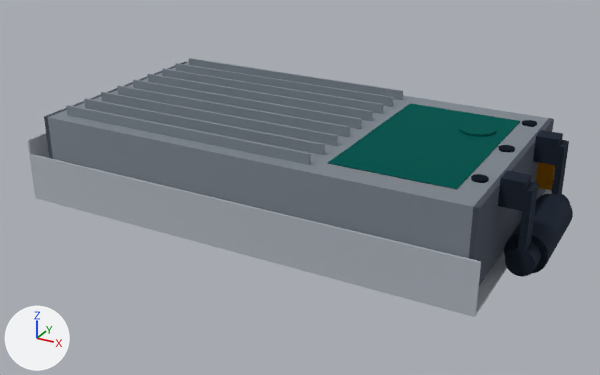
The glTF model media/model.glb: old version first, new version second.
Camera for both pictures: a camera (50 mm lens) standing at (0.244, -0.44, 0.231) and looking at (0.006, -0.009, 0.015). The axes (+X, +Y, +Z) are drawn at lower left. The lights are the same throughout. The older version comes first. Where no turn or scale is listed for an object, it has been applied to the vertices.

The older version as bpy lines, for what is in view:
```python
ob_cabinet_adapter_frame = bpy.data.objects.new('Cabinet adapter frame', me_cabinet_adapter_frame)
ob_cabinet_adapter_frame.location = (0.0, 0.0, 0.0)
ob_cartridge_shell__finned_aluminium_tube = bpy.data.objects.new('Cartridge shell, finned aluminium tube', me_cartridge_shell__finned_aluminium_tube)
ob_cartridge_shell__finned_aluminium_tube.location = (0.0, 0.0, 0.0)
ob_handle__folding_bail__and_keyed_nose = bpy.data.objects.new('Handle (folding bail) and keyed nose', me_handle__folding_bail__and_keyed_nose)
ob_handle__folding_bail__and_keyed_nose.location = (0.0, 0.0, 0.0)
# also in view: 'End caps with O-ring seals (2)' at (0.002, 0.0, 0.033); 'Grade label and melt indicator' at (0.089, 0.0, 0.06)
```
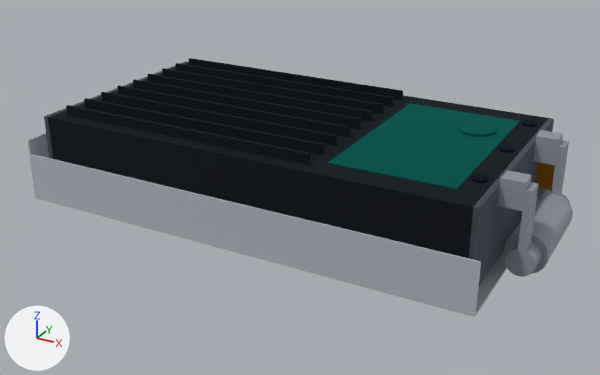
Changed parts and their boxes (x1, y1, x2, y2) in the pictures (600 x 375 px):
'Cartridge shell, finned aluminium tube', recoloured (grey to dark grey): (48, 58, 549, 258) in both
'Handle (folding bail) and keyed nose', recoloured (dark blue to light grey): (498, 130, 573, 277) in both

What the commit changed:
Material 'mat_0' (mat_mat_0) changes colour from grey #a8b0b8 to dark grey #2f343b; in linear values from (0.392, 0.434, 0.479) to (0.0284, 0.0343, 0.0437).
Material 'mat_4' (mat_mat_4) changes colour from dark blue #374151 to light grey #b8bec6; in linear values from (0.0382, 0.0529, 0.0823) to (0.479, 0.515, 0.565).
